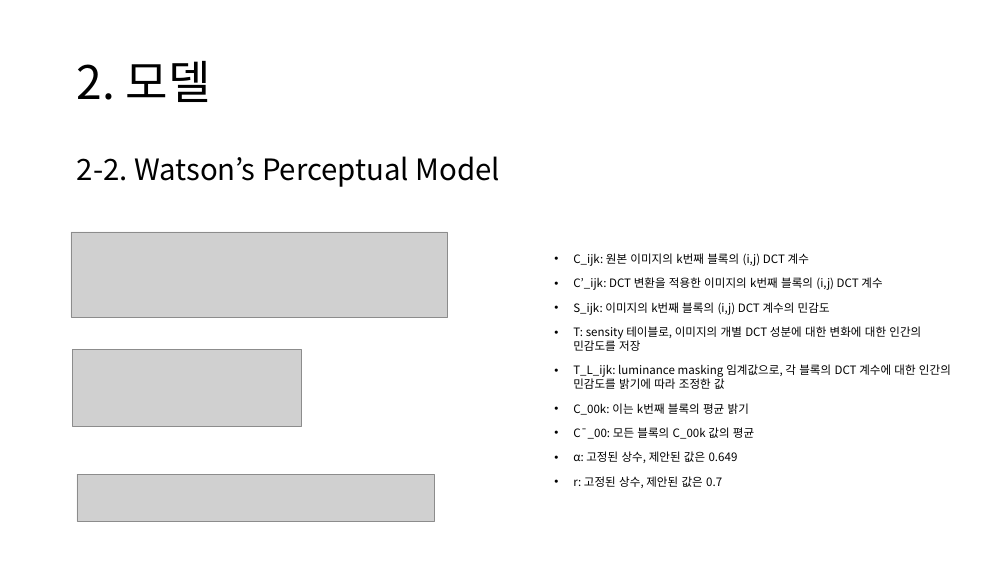
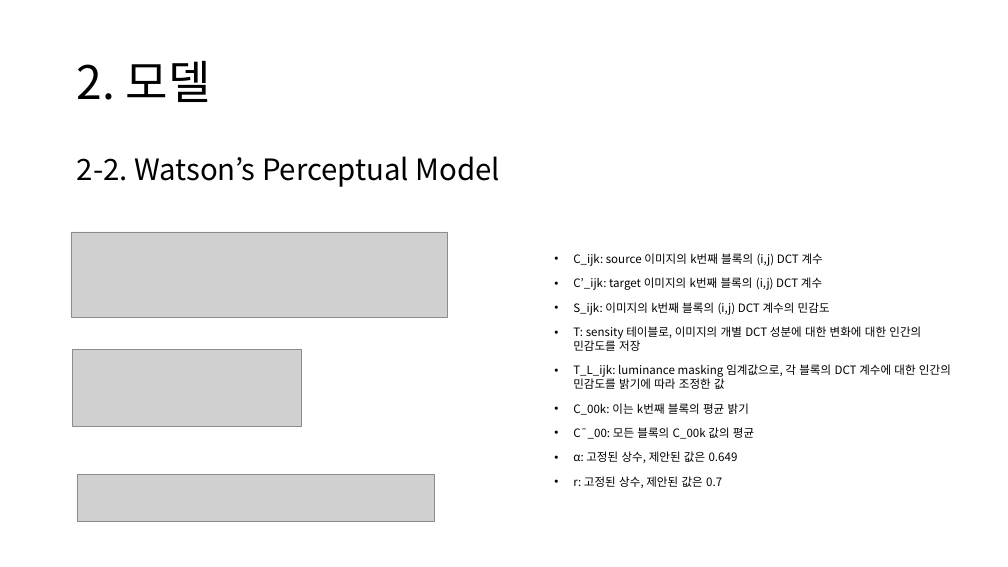
Before and after one commit to chroion/paper-review, a slide deck: slide 13 of The Stable Signature Rooting Watermarks in Latent Diffusion Models/Rooting Watermarks in Latent Diffusion Models.pptx. Drawn at 1008x567 pixels with LibreOffice and Linux fonts; fonts in the diff are those of the drawing; grey boxes stand for pictures. Boxes give left, top, right and bottom in pixels: in the first picture for what was removed or moved away, otherwise in the second. Text is boxed around its words. In the diff, an @@ line names an element or a change of style, - is before the commit and + after.

```diff
--- a/The Stable Signature Rooting Watermarks in Latent Diffusion Models/Rooting Watermarks in Latent Diffusion Models.pptx
+++ b/The Stable Signature Rooting Watermarks in Latent Diffusion Models/Rooting Watermarks in Latent Diffusion Models.pptx
@@ text at (x1=573, y1=253, x2=823, y2=290): text changed @@
-• C_ijk: 원본 이미지의 k번째 블록의 (i,j) DCT 계수
-• C’_ijk: DCT 변환을 적용한 이미지의 k번째 블록의 (i,j) DCT 계수
+• C_ijk: source 이미지의 k번째 블록의 (i,j) DCT 계수
+• C’_ijk: target 이미지의 k번째 블록의 (i,j) DCT 계수
```
Also in this commit, not shown: 3 other slides changed, 1 slide added, 1 slide removed.
